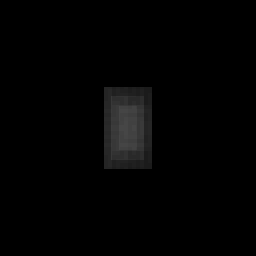
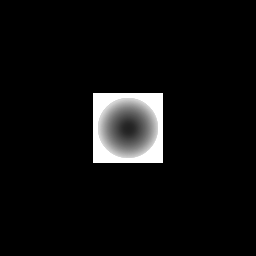
Layers edited between the first and the second 256×256 image:
added layer "Layer #4" above "Layer #2" over [98, 98, 158, 158]
added layer "Layer #2" above "Pasted Layer #2" over [93, 93, 163, 163]
hid "Pasted Layer #2" over [104, 87, 152, 128]
hid "Pasted Layer copy" over [104, 128, 152, 169]
hid "Pasted Layer #1" over [104, 128, 152, 169]
